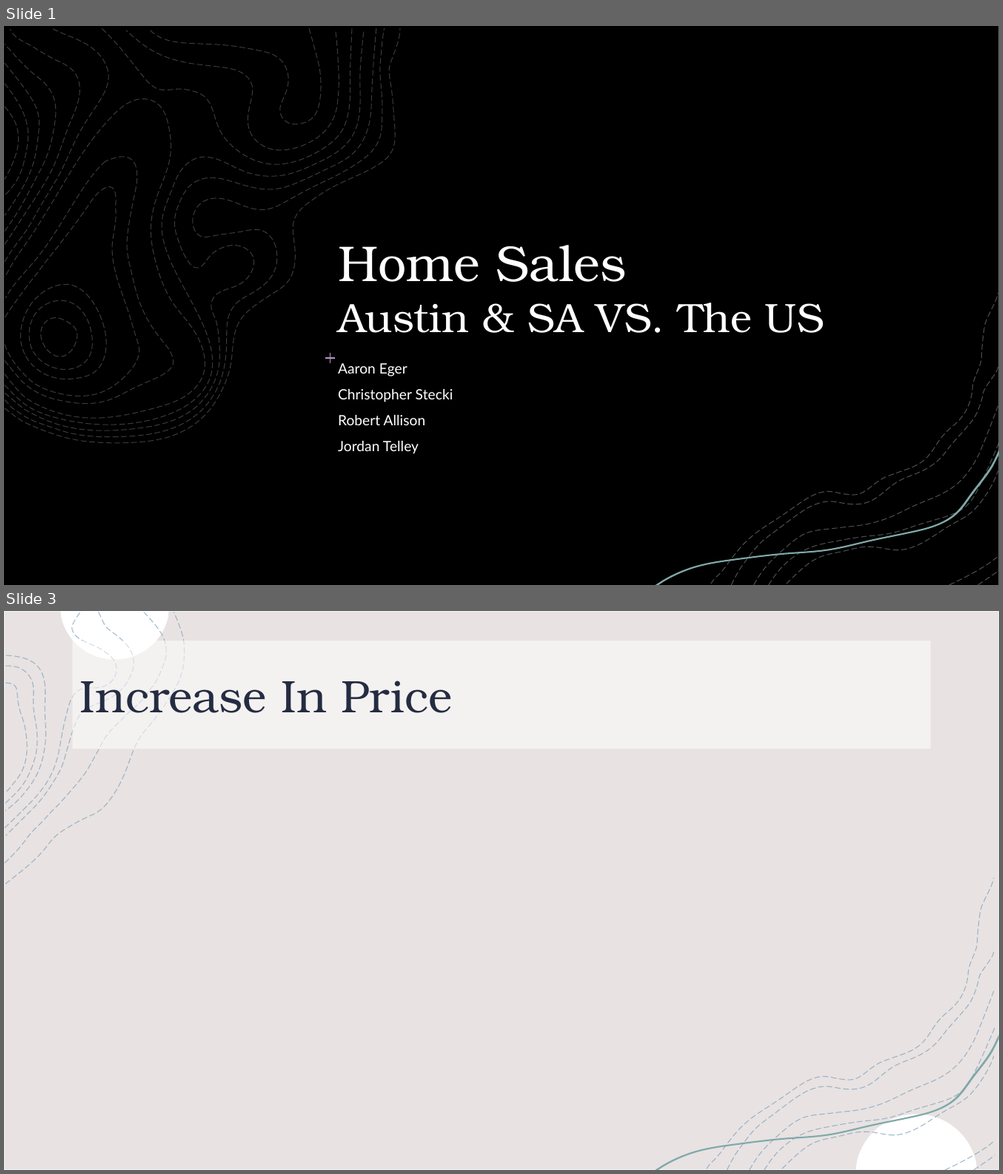
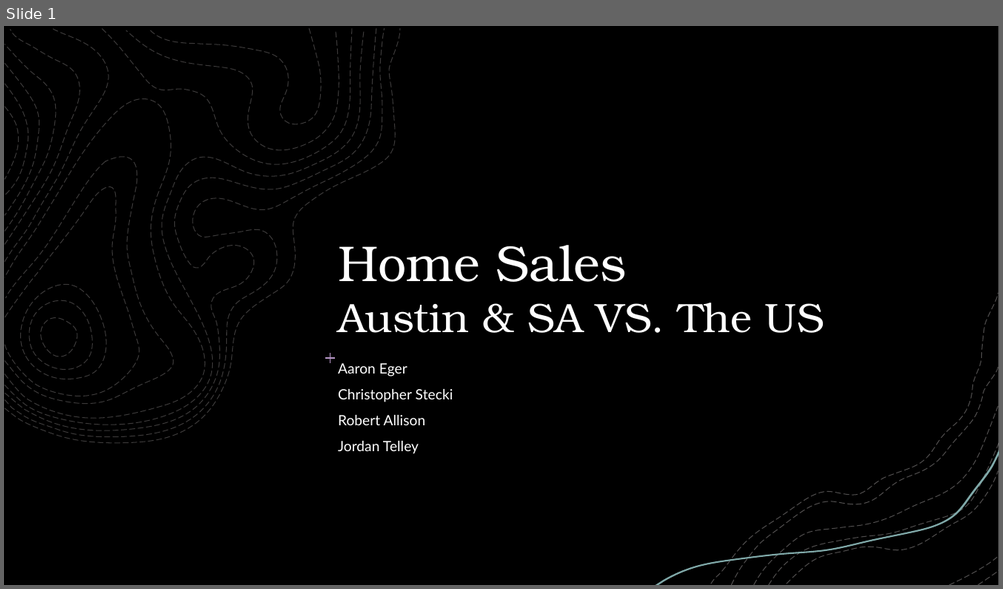
Before and after one commit to jtell32/Project-2, a slide deck: Project 2 (Group 4).pptx. Shown one above the other, each under a label of ours: slides 1 and 3 before the commit, slide 1 after it; the slides between them are not shown. The pictures are 1003x1174 and 1003x589 pixels, drawn with LibreOffice and Linux fonts; fonts in the diff are those of the drawing; background and template pictures are left out; a plain dark background stands for a picture behind light text. Boxes give left, top, right and bottom in pixels: in the first picture for what was removed or moved away, otherwise in the second. Text is boxed around its words. In the diff, an @@ line names an element or a change of style, - is before the commit and + after.

```diff
--- a/Project 2 (Group 4).pptx
+++ b/Project 2 (Group 4).pptx
@@ slide 3 removed at bbox=[4, 611, 999, 1170], background picture (left out); not listed: 11 template elements that a slide beside it also shows @@
@@ rectangle removed at bbox=[4, 611, 999, 1170] @@
@@ title removed at bbox=[73, 641, 930, 749] @@
-Increase In Price
@@ group removed at bbox=[5, 612, 185, 884]: 4 freeform shapes @@
@@ freeform shape removed at bbox=[707, 878, 994, 1169] @@
@@ freeform shape removed at bbox=[782, 1056, 993, 1169] @@
```
Also in this commit, not shown: 3 slides changed, 3 slides added, 2 other slides removed.
